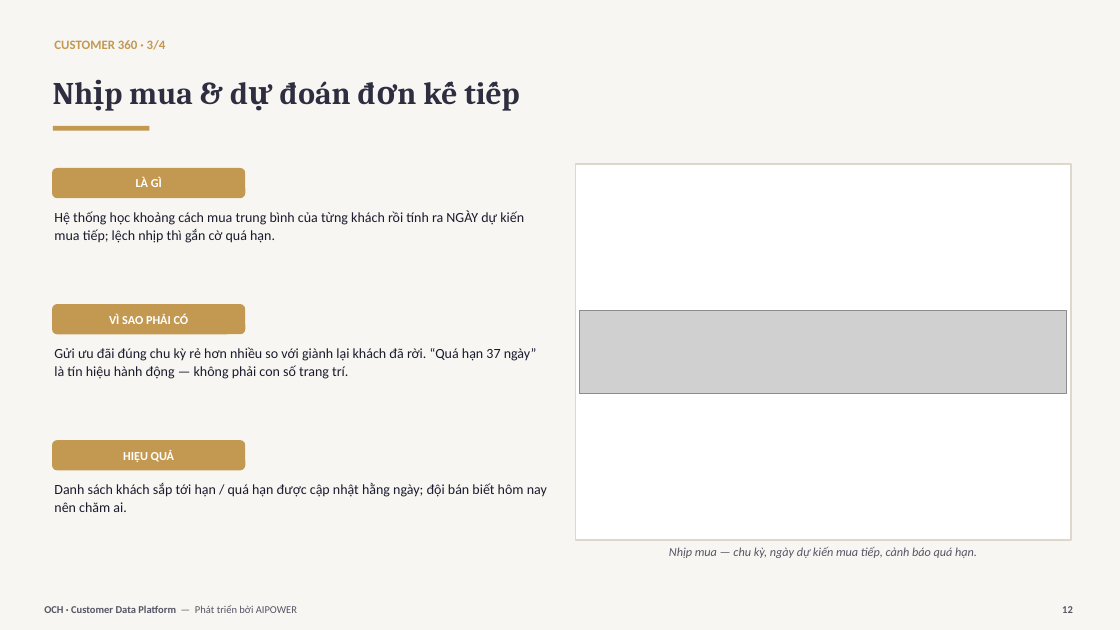
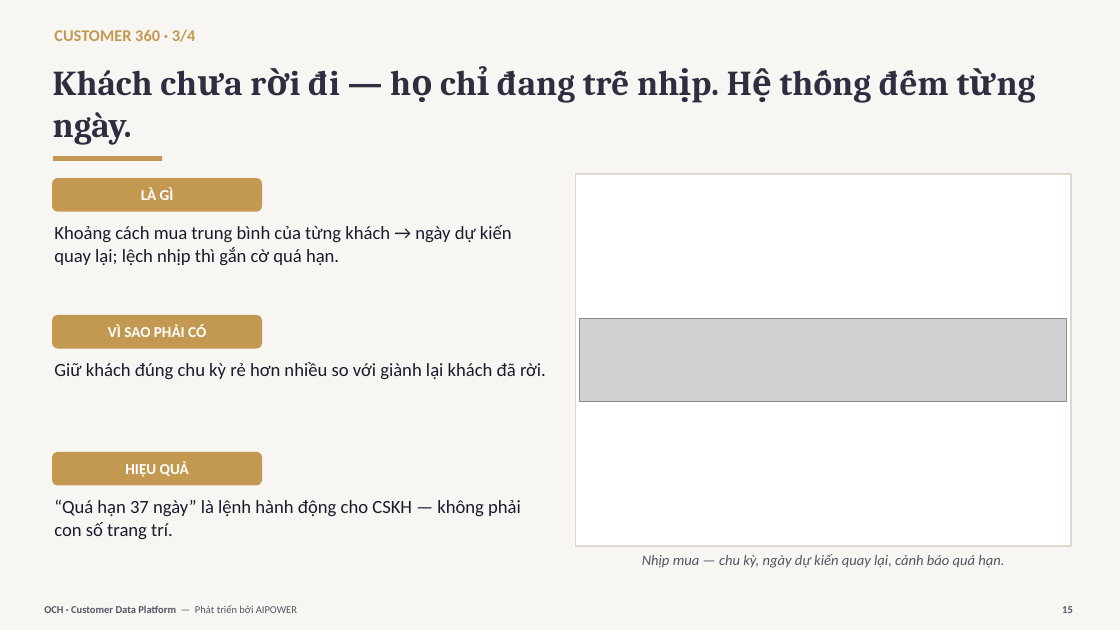
Before and after one commit to trungtm78/AICDP, a slide deck: slide 15 of docs/OCH-CDP-Gioi-thieu.pptx (slide 12 before the commit). Drawn at 1120x630 pixels with LibreOffice and Linux fonts; fonts in the diff are those of the drawing; grey boxes stand for pictures. Boxes give left, top, right and bottom in pixels: in the first picture for what was removed or moved away, otherwise in the second. Text is boxed around its words. In the diff, an @@ line names an element or a change of style, - is before the commit and + after.

```diff
--- a/docs/OCH-CDP-Gioi-thieu.pptx
+++ b/docs/OCH-CDP-Gioi-thieu.pptx
@@ text "CUSTOMER 360 · 3/4": place and size @@
-text "CUSTOMER 360 · 3/4" at <box>54,40,166,50</box>
+text "CUSTOMER 360 · 3/4" at <box>54,29,196,42</box>
@@ text "CUSTOMER 360 · 3/4" at <box>54,29,196,42</box>: size 11 to 14 pt @@
@@ text at <box>53,70,627,145</box>: text changed; size 27 to 30 pt @@
-Nhịp mua & dự đoán đơn kế tiếp
+Khách chưa rời đi — họ chỉ đang trễ nhịp. Hệ thống đếm từng ngày.
@@ text "LÀ GÌ": place and size @@
-text "LÀ GÌ" at <box>136,177,162,187</box>
+text "LÀ GÌ" at <box>141,187,174,200</box>
@@ rounded rectangle: place and size @@
-rounded rectangle at <box>52,168,245,198</box>
+rounded rectangle at <box>52,178,262,212</box>
@@ rectangle: place and size @@
-rectangle at <box>53,126,150,131</box>
+rectangle at <box>53,156,162,161</box>
@@ rectangle: place and size @@
-rectangle at <box>576,164,1071,540</box>
+rectangle at <box>576,174,1071,546</box>
@@ text at <box>54,225,512,265</box>: text changed; size 12 to 16 pt @@
-Hệ thống học khoảng cách mua trung bình của từng khách rồi tính ra NGÀY dự kiến mua tiếp; lệch nhịp thì gắn cờ quá hạn.
+Khoảng cách mua trung bình của từng khách → ngày dự kiến quay lại; lệch nhịp thì gắn cờ quá hạn.
@@ text "VÌ SAO PHẢI CÓ": place and size @@
-text "VÌ SAO PHẢI CÓ" at <box>109,313,189,324</box>
+text "VÌ SAO PHẢI CÓ" at <box>108,324,206,337</box>
@@ rounded rectangle: place and size @@
-rounded rectangle at <box>52,304,245,334</box>
+rounded rectangle at <box>52,315,262,349</box>
@@ picture: place and size @@
-picture at <box>580,310,1067,393</box>
+picture at <box>580,318,1067,402</box>
@@ text at <box>54,362,546,379</box>: text changed; size 12 to 16 pt @@
-Gửi ưu đãi đúng chu kỳ rẻ hơn nhiều so với giành lại khách đã rời. “Quá hạn 37 ngày” là tín hiệu hành động — không phải con số trang trí.
+Giữ khách đúng chu kỳ rẻ hơn nhiều so với giành lại khách đã rời.
@@ size 10.5 to 13 pt in 3 elements at <box>141,187,174,200</box>, <box>108,324,206,337</box>, <box>125,461,189,477</box> @@
@@ text "HIỆU QUẢ": place and size @@
-text "HIỆU QUẢ" at <box>123,450,174,462</box>
+text "HIỆU QUẢ" at <box>125,461,189,477</box>
@@ rounded rectangle: place and size @@
-rounded rectangle at <box>52,440,245,471</box>
+rounded rectangle at <box>52,452,262,486</box>
@@ text at <box>54,499,521,539</box>: text changed; size 12 to 16 pt @@
-Danh sách khách sắp tới hạn / quá hạn được cập nhật hằng ngày; đội bán biết hôm nay nên chăm ai.
+“Quá hạn 37 ngày” là lệnh hành động cho CSKH — không phải con số trang trí.
@@ text at <box>642,554,1004,568</box>: text changed; size 10.5 to 12.5 pt @@
-Nhịp mua — chu kỳ, ngày dự kiến mua tiếp, cảnh báo quá hạn.
+Nhịp mua — chu kỳ, ngày dự kiến quay lại, cảnh báo quá hạn.
```
Also in this commit, not shown: 42 other slides changed, 1 slide added, 1 slide removed.
